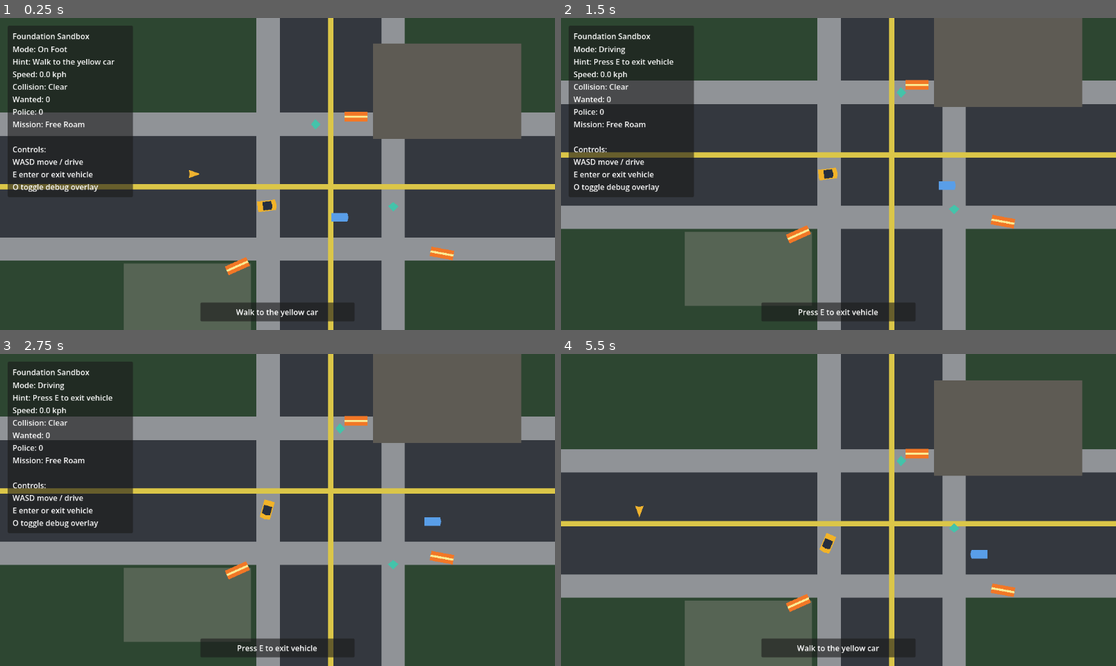
Above: before the commit, frames 1-4 (two rows, left to right).
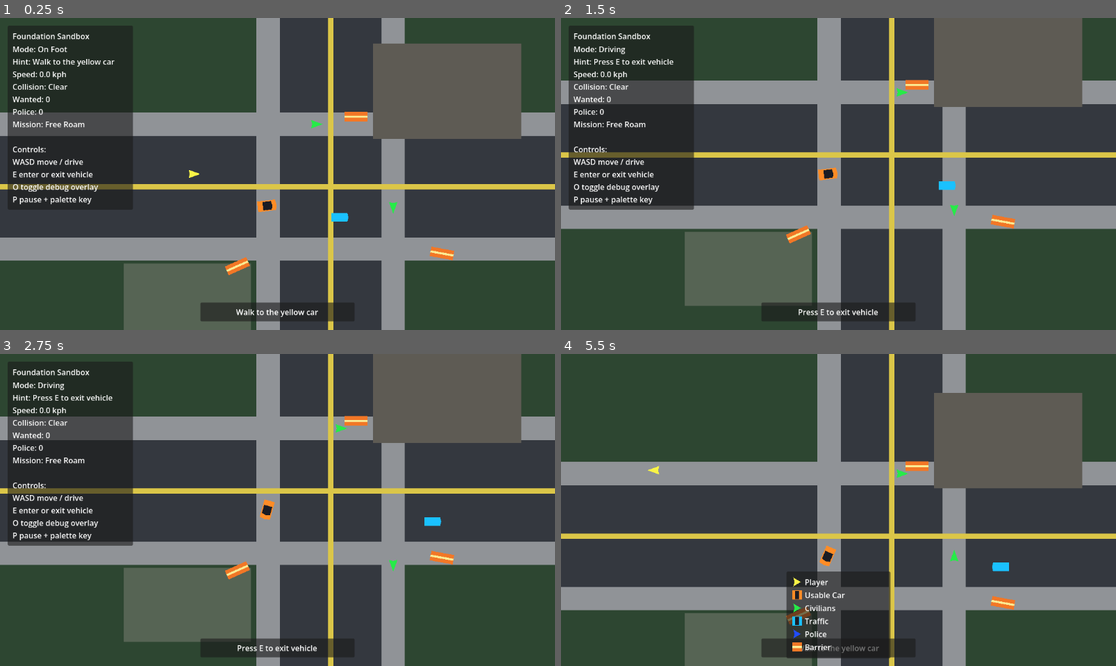
Above: after the commit, the same moments.

Repository: mjulstein/godot-gta
Game: Godot game, scene res://scenes/main/game.tscn
Two runs of this game, one before a commit and one after it. Both use one fixed random seed, a clock stepped at 60 frames per second and the inputs below.
Inputs:
- Up to frame 1 (0.25 s): no input
- Up to frame 2 (1.5 s): hold D (move_right) 0.53-1.28 s; hold E (interact) 0.53-1.28 s; hold S (brake) from 1.28 s (still down); tap E (interact) at 1.35 s
- Up to frame 3 (2.75 s): tap E (interact) at 2 s; release S (brake) at 2.03 s; hold D (move_right) from 2.03 s (still down); hold E (interact) from 2.03 s (still down)
- Up to frame 4 (5.5 s): release D (move_right) at 2.78 s; release E (interact) at 2.78 s; hold W (accelerate) 2.78-3.53 s; tap E (interact) at 2.85, 4.35 s; hold E (interact) 3.53-4.28 s; hold A (move_left) 3.53-5.03 s; tap O (debug_overlay) at 4.15 s; tap P (pause) at 4.9 s; hold S (brake) from 5.03 s (still down); hold E (interact) from 5.03 s (still down)

The runs differ from the first frame. In frame 1, 0.4% of the frame differs, in the area x 2-72%, y 32-66%; in frame 2, 0.7%; in frame 3, 0.7%; in frame 4, 22%, in the area x 0-100%, y 8-98%.

Commit message:
Improve role palette and pause overlay

Diff:
--- a/scenes/actors/civilians/civilian_pedestrian.tscn
+++ b/scenes/actors/civilians/civilian_pedestrian.tscn
@@ -15,5 +15,5 @@
 shape = SubResource("1")
 
 [node name="Body" type="Polygon2D" parent="."]
-polygon = PackedVector2Array(10, 0, 0, -10, -8, 0, 0, 10)
+polygon = PackedVector2Array(14, 0, -8, -8, -6, 0, -8, 8)
 color = Color(0.266667, 0.768627, 0.666667, 1)
--- a/scenes/actors/player/player.tscn
+++ b/scenes/actors/player/player.tscn
@@ -19,7 +19,7 @@
 
 [node name="Body" type="Polygon2D" parent="."]
 polygon = PackedVector2Array(14, 0, -8, -8, -6, 0, -8, 8)
-color = Color(0.941176, 0.705882, 0.184314, 1)
+color = Color(0.976471, 0.956863, 0.278431, 1)
 
 [node name="InteractionSensor" type="Area2D" parent="."]
 monitoring = true
--- a/scenes/actors/police/police_officer.tscn
+++ b/scenes/actors/police/police_officer.tscn
@@ -14,5 +14,5 @@
 shape = SubResource("1")
 
 [node name="Body" type="Polygon2D" parent="."]
-polygon = PackedVector2Array(10, 0, 0, -10, -8, 0, 0, 10)
-color = Color(0.356863, 0.486275, 0.866667, 1)
+polygon = PackedVector2Array(14, 0, -8, -8, -6, 0, -8, 8)
+color = Color(0.129412, 0.298039, 1, 1)
--- a/scenes/main/game.tscn
+++ b/scenes/main/game.tscn
@@ -13,6 +13,8 @@
 [ext_resource type="Script" path="res://scripts/systems/wanted_system.gd" id="11"]
 [ext_resource type="PackedScene" path="res://scenes/actors/police/police_officer.tscn" id="12"]
 [ext_resource type="Resource" path="res://data/tuning/wanted_tuning.tres" id="13"]
+[ext_resource type="PackedScene" path="res://scenes/ui/palette_overlay.tscn" id="14"]
+[ext_resource type="Script" path="res://scripts/ui/pause_controller.gd" id="15"]
 
 [node name="Game" type="Node2D"]
 script = ExtResource("1")
@@ -48,3 +50,9 @@
 [node name="DebugOverlay" parent="Ui" instance=ExtResource("5")]
 
 [node name="InteractionPrompt" parent="Ui" instance=ExtResource("9")]
+
+[node name="PaletteOverlay" parent="Ui" instance=ExtResource("14")]
+
+[node name="PauseController" type="Node" parent="Ui"]
+script = ExtResource("15")
+overlay_path = NodePath("../PaletteOverlay")
--- a/scenes/ui/debug_overlay.tscn
+++ b/scenes/ui/debug_overlay.tscn
@@ -16,7 +16,7 @@
 offset_left = 16.0
 offset_top = 16.0
 offset_right = 276.0
-offset_bottom = 196.0
+offset_bottom = 208.0
 
 [node name="Margin" type="MarginContainer" parent="Panel"]
 theme_override_constants/margin_left = 10
--- /dev/null
+++ b/scenes/ui/palette_overlay.tscn
@@ -0,0 +1,105 @@
+[gd_scene load_steps=2 format=3]
+
+[ext_resource type="Script" path="res://scripts/ui/palette_overlay.gd" id="1"]
+[ext_resource type="Script" path="res://scripts/ui/debug_palette_icon.gd" id="2"]
+
+[node name="PaletteOverlay" type="Control"]
+visible = false
+layout_mode = 3
+anchors_preset = 15
+anchor_right = 1.0
+anchor_bottom = 1.0
+grow_horizontal = 2
+grow_vertical = 2
+mouse_filter = 2
+script = ExtResource("1")
+
+[node name="Panel" type="PanelContainer" parent="."]
+anchors_preset = 8
+anchor_left = 0.5
+anchor_top = 1.0
+anchor_right = 0.5
+anchor_bottom = 1.0
+offset_left = -108.0
+offset_top = -196.0
+offset_right = 108.0
+offset_bottom = -16.0
+grow_horizontal = 2
+grow_vertical = 0
+
+[node name="Margin" type="MarginContainer" parent="Panel"]
+theme_override_constants/margin_left = 10
+theme_override_constants/margin_top = 10
+theme_override_constants/margin_right = 10
+theme_override_constants/margin_bottom = 10
+
+[node name="Rows" type="VBoxContainer" parent="Panel/Margin"]
+
+[node name="PlayerRow" type="HBoxContainer" parent="Panel/Margin/Rows"]
+
+[node name="Icon" type="Control" parent="Panel/Margin/Rows/PlayerRow"]
+custom_minimum_size = Vector2(24, 16)
+script = ExtResource("2")
+icon_kind = "player"
+primary_color = Color(0.976471, 0.956863, 0.278431, 1)
+
+[node name="Label" type="Label" parent="Panel/Margin/Rows/PlayerRow"]
+text = "Player"
+
+[node name="CarRow" type="HBoxContainer" parent="Panel/Margin/Rows"]
+
+[node name="Icon" type="Control" parent="Panel/Margin/Rows/CarRow"]
+custom_minimum_size = Vector2(24, 16)
+script = ExtResource("2")
+icon_kind = "car"
+primary_color = Color(1, 0.54902, 0.14902, 1)
+secondary_color = Color(0.101961, 0.109804, 0.145098, 1)
+
+[node name="Label" type="Label" parent="Panel/Margin/Rows/CarRow"]
+text = "Usable Car"
+
+[node name="CivilianRow" type="HBoxContainer" parent="Panel/Margin/Rows"]
+
+[node name="Icon" type="Control" parent="Panel/Margin/Rows/CivilianRow"]
+custom_minimum_size = Vector2(24, 16)
+script = ExtResource("2")
+icon_kind = "civilian"
+primary_color = Color(0.152941, 0.921569, 0.282353, 1)
+
+[node name="Label" type="Label" parent="Panel/Margin/Rows/CivilianRow"]
+text = "Civilians"
+
+[node name="TrafficRow" type="HBoxContainer" parent="Panel/Margin/Rows"]
+
+[node name="Icon" type="Control" parent="Panel/Margin/Rows/TrafficRow"]
+custom_minimum_size = Vector2(24, 16)
+script = ExtResource("2")
+icon_kind = "traffic"
+primary_color = Color(0.105882, 0.760784, 1, 1)
+secondary_color = Color(0.101961, 0.109804, 0.145098, 1)
+
+[node name="Label" type="Label" parent="Panel/Margin/Rows/TrafficRow"]
+text = "Traffic"
+
+[node name="PoliceRow" type="HBoxContainer" parent="Panel/Margin/Rows"]
+
+[node name="Icon" type="Control" parent="Panel/Margin/Rows/PoliceRow"]
+custom_minimum_size = Vector2(24, 16)
+script = ExtResource("2")
+icon_kind = "police"
+primary_color = Color(0.129412, 0.298039, 1, 1)
+
+[node name="Label" type="Label" parent="Panel/Margin/Rows/PoliceRow"]
+text = "Police"
+
+[node name="BarrierRow" type="HBoxContainer" parent="Panel/Margin/Rows"]
+
+[node name="Icon" type="Control" parent="Panel/Margin/Rows/BarrierRow"]
+custom_minimum_size = Vector2(24, 16)
+script = ExtResource("2")
+icon_kind = "barrier"
+primary_color = Color(0.94902, 0.470588, 0.14902, 1)
+secondary_color = Color(0.988235, 0.92549, 0.580392, 1)
+
+[node name="Label" type="Label" parent="Panel/Margin/Rows/BarrierRow"]
+text = "Barrier"
--- a/scenes/vehicles/civilian/civilian_vehicle.tscn
+++ b/scenes/vehicles/civilian/civilian_vehicle.tscn
@@ -20,11 +20,11 @@
 
 [node name="Body" type="Polygon2D" parent="."]
 polygon = PackedVector2Array(-18, -10, 16, -10, 18, 0, 16, 10, -18, 10)
-color = Color(0.94902, 0.701961, 0.160784, 1)
+color = Color(1, 0.54902, 0.14902, 1)
 
 [node name="Cabin" type="Polygon2D" parent="."]
 polygon = PackedVector2Array(-8, -8, 8, -8, 10, 0, 8, 8, -8, 8)
-color = Color(0.14902, 0.188235, 0.247059, 1)
+color = Color(0.101961, 0.109804, 0.145098, 1)
 
 [node name="EnterZone" type="Area2D" parent="."]
 collision_layer = 4
--- a/scenes/vehicles/civilian/traffic_vehicle.tscn
+++ b/scenes/vehicles/civilian/traffic_vehicle.tscn
@@ -20,4 +20,4 @@
 
 [node name="Body" type="Polygon2D" parent="."]
 polygon = PackedVector2Array(-16, -8, 14, -8, 16, 0, 14, 8, -16, 8)
-color = Color(0.34902, 0.619608, 0.909804, 1)
+color = Color(0.105882, 0.760784, 1, 1)
--- a/scenes/vehicles/police/police_vehicle.tscn
+++ b/scenes/vehicles/police/police_vehicle.tscn
@@ -12,8 +12,8 @@
 
 [node name="Body" type="Polygon2D" parent="."]
 polygon = PackedVector2Array(-18, -10, 16, -10, 18, 0, 16, 10, -18, 10)
-color = Color(0.188235, 0.34902, 0.666667, 1)
+color = Color(0.0705882, 0.207843, 0.788235, 1)
 
 [node name="LightBar" type="Polygon2D" parent="."]
 polygon = PackedVector2Array(-8, -4, 8, -4, 8, 4, -8, 4)
-color = Color(0.878431, 0.882353, 0.913725, 1)
+color = Color(0.988235, 0.976471, 0.976471, 1)
--- a/scripts/actors/player/player_controller.gd
+++ b/scripts/actors/player/player_controller.gd
@@ -17,7 +17,7 @@
 func _physics_process(delta: float) -> void:
 	collision_flash_remaining = maxf(0.0, collision_flash_remaining - delta)
 	_tick_impact_cooldowns(delta)
-	body_polygon.color = Color(1, 0.45, 0.35, 1) if collision_flash_remaining > 0.0 else Color(0.941176, 0.705882, 0.184314, 1)
+	body_polygon.color = Color(1, 0.2, 0.2, 1) if collision_flash_remaining > 0.0 else Color(0.976471, 0.956863, 0.278431, 1)
 
 	if active_vehicle != null:
 		velocity = Vector2.ZERO
--- a/scripts/ai/civilian_ai.gd
+++ b/scripts/ai/civilian_ai.gd
@@ -56,7 +56,7 @@
 
 func _get_body_color() -> Color:
 	if harmed_flash_remaining > 0.0:
-		return Color(1, 0.42, 0.38, 1)
+		return Color(1, 0.2, 0.2, 1)
 	if actor_type == "pedestrian":
-		return Color(0.266667, 0.768627, 0.666667, 1)
-	return Color(0.34902, 0.619608, 0.909804, 1)
+		return Color(0.152941, 0.921569, 0.282353, 1)
+	return Color(0.105882, 0.760784, 1, 1)
--- a/scripts/ai/police_ai.gd
+++ b/scripts/ai/police_ai.gd
@@ -36,7 +36,7 @@
 		search_remaining = maxf(0.0, search_remaining - delta)
 		if search_remaining == 0.0:
 			velocity = Vector2.ZERO
-			body_polygon.color = Color(0.533333, 0.662745, 0.913725, 1)
+			body_polygon.color = Color(0.435294, 0.584314, 1, 1)
 			move_and_slide()
 			return
 
@@ -45,7 +45,7 @@
 	velocity = Vector2.ZERO if to_target.length() < 8.0 else to_target.normalized() * move_speed
 	if velocity != Vector2.ZERO:
 		rotation = velocity.angle()
-	body_polygon.color = Color(0.356863, 0.486275, 0.866667, 1) if state == "chase" else Color(0.533333, 0.662745, 0.913725, 1)
+	body_polygon.color = Color(0.129412, 0.298039, 1, 1) if state == "chase" else Color(0.435294, 0.584314, 1, 1)
 	move_and_slide()
 
 func is_applying_pressure() -> bool:
--- a/scripts/ui/debug_overlay.gd
+++ b/scripts/ui/debug_overlay.gd
@@ -26,4 +26,5 @@
 		"WASD move / drive",
 		"E enter or exit vehicle",
 		"O toggle debug overlay",
+		"P pause + palette key",
 	])
--- /dev/null
+++ b/scripts/ui/debug_palette_icon.gd
@@ -0,0 +1,26 @@
+extends Control
+
+@export_enum("player", "car", "civilian", "traffic", "police", "impact", "barrier") var icon_kind := "player"
+@export var primary_color := Color.WHITE
+@export var secondary_color := Color(0, 0, 0, 0)
+
+func _ready() -> void:
+	custom_minimum_size = Vector2(24, 16)
+
+func _draw() -> void:
+	var rect := Rect2(Vector2.ZERO, size)
+	match icon_kind:
+		"player", "civilian", "police", "impact":
+			var points := PackedVector2Array([
+				Vector2(rect.position.x + rect.size.x * 0.82, rect.position.y + rect.size.y * 0.5),
+				Vector2(rect.position.x + rect.size.x * 0.18, rect.position.y + rect.size.y * 0.1),
+				Vector2(rect.position.x + rect.size.x * 0.28, rect.position.y + rect.size.y * 0.5),
+				Vector2(rect.position.x + rect.size.x * 0.18, rect.position.y + rect.size.y * 0.9),
+			])
+			draw_colored_polygon(points, primary_color)
+		"car", "traffic", "barrier":
+			draw_rect(Rect2(Vector2(2, 2), Vector2(rect.size.x - 4, rect.size.y - 4)), primary_color)
+			if icon_kind == "car" or icon_kind == "traffic":
+				draw_rect(Rect2(Vector2(rect.size.x * 0.32, 3), Vector2(rect.size.x * 0.36, rect.size.y - 6)), secondary_color)
+			elif icon_kind == "barrier":
+				draw_rect(Rect2(Vector2(2, rect.size.y * 0.4), Vector2(rect.size.x - 4, rect.size.y * 0.2)), secondary_color)
--- /dev/null
+++ b/scripts/ui/palette_overlay.gd
@@ -0,0 +1,4 @@
+extends Control
+
+func _ready() -> void:
+	process_mode = Node.PROCESS_MODE_WHEN_PAUSED
--- /dev/null
+++ b/scripts/ui/pause_controller.gd
@@ -0,0 +1,20 @@
+extends Node
+
+@export var overlay_path: NodePath
+
+@onready var overlay: Control = get_node_or_null(overlay_path)
+
+func _ready() -> void:
+	process_mode = Node.PROCESS_MODE_ALWAYS
+	_sync_overlay()
+
+func _input(event: InputEvent) -> void:
+	if not event.is_action_pressed("pause"):
+		return
+	get_viewport().set_input_as_handled()
+	get_tree().paused = not get_tree().paused
+	_sync_overlay()
+
+func _sync_overlay() -> void:
+	if overlay != null:
+		overlay.visible = get_tree().paused
--- a/scripts/vehicles/vehicle_controller.gd
+++ b/scripts/vehicles/vehicle_controller.gd
@@ -15,7 +15,7 @@
 func _physics_process(delta: float) -> void:
 	collision_flash_remaining = maxf(0.0, collision_flash_remaining - delta)
 	_tick_impact_cooldowns(delta)
-	body_polygon.color = Color(1, 0.45, 0.35, 1) if collision_flash_remaining > 0.0 else Color(0.94902, 0.701961, 0.160784, 1)
+	body_polygon.color = Color(1, 0.2, 0.2, 1) if collision_flash_remaining > 0.0 else Color(1, 0.54902, 0.14902, 1)
 
 	var acceleration: float = 380.0 if tuning == null else tuning.acceleration
 	var brake_power: float = 440.0 if tuning == null else tuning.brake_power
Not shown: 1 places in scenes/main/game.tscn that only renumber resources
Not shown, added: scripts/ui/debug_palette_icon.gd.uid
Not shown, added: scripts/ui/palette_overlay.gd.uid
Not shown, added: scripts/ui/pause_controller.gd.uid
